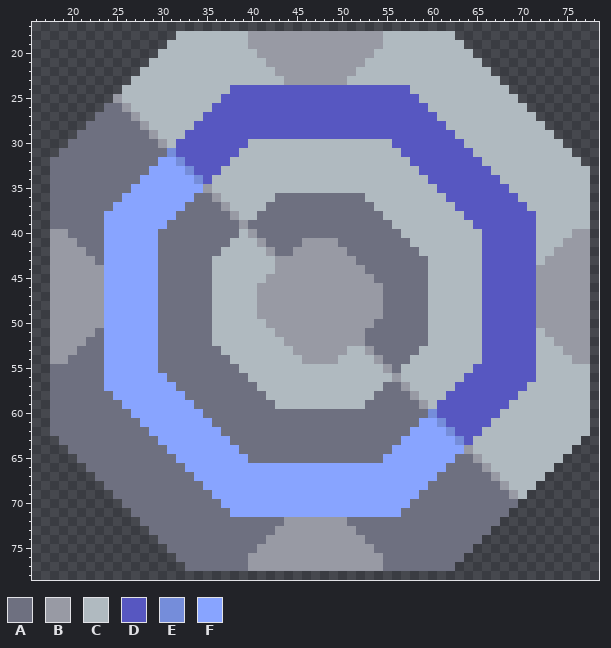
A sprite sheet gets an edit: sprites/blocks/production/advanced-vanilla/advanced-water-extractor-top.png. Above: the version before the commit.
The file is 96x96 pixels. Shown: x 16..78, y 17..78.
Palette (. is transparent): A #6e7080  B #989aa4  C #b0bac0  D #5757c1  E #758dda  F #88a4ff
Pixels before, first column x 18:
18 ..............CCCCCCCCBBBBBBBBBBBBBBBCCCCCCCC...............
19 .............CCCCCCCCCBBBBBBBBBBBBBBBCCCCCCCCC..............
20 ............CCCCCCCCCCCBBBBBBBBBBBBBCCCCCCCCCCC.............
21 ...........CCCCCCCCCCCCCBBBBBBBBBBBCCCCCCCCCCCCC............
22 ..........CCCCCCCCCCCCCCCBBBBBBBBBCCCCCCCCCCCCCCC...........
23 .........CCCCCCCCCCCCCCCCCBBBBBBBCCCCCCCCCCCCCCCCC..........
24 ........CCCCCCCCCCCCDDDDDDDDDDDDDDDDDDDDCCCCCCCCCCC.........
25 .......BCCCCCCCCCCCDDDDDDDDDDDDDDDDDDDDDDCCCCCCCCCCC........
26 ......AABCCCCCCCCCDDDDDDDDDDDDDDDDDDDDDDDDCCCCCCCCCCC.......
27 .....AAAABCCCCCCCDDDDDDDDDDDDDDDDDDDDDDDDDDCCCCCCCCCCC......
28 ....AAAAAABCCCCCDDDDDDDDDDDDDDDDDDDDDDDDDDDDCCCCCCCCCCC.....
29 ...AAAAAAAABCCCDDDDDDDDDDDDDDDDDDDDDDDDDDDDDDCCCCCCCCCCC....
30 ..AAAAAAAAAABCDDDDDDDDCCCCCCCCCCCCCCCCDDDDDDDDCCCCCCCCCCC...
31 .AAAAAAAAAAAAEDDDDDDDCCCCCCCCCCCCCCCCCCDDDDDDDDCCCCCCCCCCC..
32 AAAAAAAAAAAAFFEDDDDDCCCCCCCCCCCCCCCCCCCCDDDDDDDDCCCCCCCCCCC.
33 AAAAAAAAAAAFFFFEDDDCCCCCCCCCCCCCCCCCCCCCCDDDDDDDDCCCCCCCCCCC
34 AAAAAAAAAAFFFFFFEDCCCCCCCCCCCCCCCCCCCCCCCCDDDDDDDDCCCCCCCCCC
35 AAAAAAAAAFFFFFFFFBCCCCCCCCCCCCCCCCCCCCCCCCCDDDDDDDDCCCCCCCCC
36 AAAAAAAAFFFFFFFFAABCCCCCCAAAAAAAAAACCCCCCCCCDDDDDDDDCCCCCCCC
37 AAAAAAAFFFFFFFFAAAABCCCCAAAAAAAAAAAACCCCCCCCCDDDDDDDDCCCCCCC
38 AAAAAAFFFFFFFFAAAAAABCCAAAAAAAAAAAAAACCCCCCCCCDDDDDDDDCCCCCC
39 AAAAAAFFFFFFFAAAAAAAABAAAAAAAAAAAAAAAACCCCCCCCCDDDDDDDCCCCCC
40 BBAAAAFFFFFFAAAAAAAAACBAAAAAAAAAAAAAAAACCCCCCCCCDDDDDDCCCCBB
41 BBBAAAFFFFFFAAAAAAAACCCBAAAABBBBAAAAAAAACCCCCCCCDDDDDDCCCBBB
42 BBBBAAFFFFFFAAAAAAACCCCCBAABBBBBBAAAAAAAACCCCCCCDDDDDDCCBBBB
43 BBBBBAFFFFFFAAAAAACCCCCCCBBBBBBBBBAAAAAAAACCCCCCDDDDDDCBBBBB
44 BBBBBBFFFFFFAAAAAACCCCCCCBBBBBBBBBBAAAAAAACCCCCCDDDDDDBBBBBB
45 BBBBBBFFFFFFAAAAAACCCCCCBBBBBBBBBBBBAAAAAACCCCCCDDDDDDBBBBBB
46 BBBBBBFFFFFFAAAAAACCCCCBBBBBBBBBBBBBBAAAAACCCCCCDDDDDDBBBBBB
47 BBBBBBFFFFFFAAAAAACCCCCBBBBBBBBBBBBBBAAAAACCCCCCDDDDDDBBBBBB
48 BBBBBBFFFFFFAAAAAACCCCCBBBBBBBBBBBBBBAAAAACCCCCCDDDDDDBBBBBB
49 BBBBBBFFFFFFAAAAAACCCCCBBBBBBBBBBBBBBAAAAACCCCCCDDDDDDBBBBBB
50 BBBBBBFFFFFFAAAAAACCCCCCBBBBBBBBBBBBAAAAAACCCCCCDDDDDDBBBBBB
51 BBBBBAFFFFFFAAAAAACCCCCCCBBBBBBBBBBAAAAAAACCCCCCDDDDDDCBBBBB
52 BBBBAAFFFFFFAAAAAACCCCCCCCBBBBBBBBBAAAAAAACCCCCCDDDDDDCCBBBB
53 BBBAAAFFFFFFAAAAAAACCCCCCCCBBBBBBCCBAAAAACCCCCCCDDDDDDCCCBBB
54 BBAAAAFFFFFFAAAAAAAACCCCCCCCBBBBCCCCBAAACCCCCCCCDDDDDDCCCCBB
55 AAAAAAFFFFFFAAAAAAAAACCCCCCCCCCCCCCCCBACCCCCCCCDDDDDDDCCCCCC
56 AAAAAAFFFFFFFAAAAAAAAACCCCCCCCCCCCCCCCBCCCCCCCDDDDDDDDCCCCCC
57 AAAAAAFFFFFFFFAAAAAAAAACCCCCCCCCCCCCCAABCCCCCDDDDDDDDCCCCCCC
58 AAAAAAAFFFFFFFFAAAAAAAAACCCCCCCCCCCCAAAABCCCDDDDDDDDCCCCCCCC
59 AAAAAAAAFFFFFFFFAAAAAAAAACCCCCCCCCCAAAAAABCDDDDDDDDCCCCCCCCC
60 AAAAAAAAAFFFFFFFFAAAAAAAAAAAAAAAAAAAAAAAAAEDDDDDDDCCCCCCCCCC
61 AAAAAAAAAAFFFFFFFFAAAAAAAAAAAAAAAAAAAAAAAFFEDDDDDCCCCCCCCCCC
62 AAAAAAAAAAAFFFFFFFFAAAAAAAAAAAAAAAAAAAAAFFFFEDDDCCCCCCCCCCCC
63 .AAAAAAAAAAAFFFFFFFFAAAAAAAAAAAAAAAAAAAFFFFFFEDCCCCCCCCCCCC.
64 ..AAAAAAAAAAAFFFFFFFFAAAAAAAAAAAAAAAAAFFFFFFFFBCCCCCCCCCCC..
65 ...AAAAAAAAAAAFFFFFFFFAAAAAAAAAAAAAAAFFFFFFFFAABCCCCCCCCC...
66 ....AAAAAAAAAAAFFFFFFFFFFFFFFFFFFFFFFFFFFFFFAAAABCCCCCCC....
67 .....AAAAAAAAAAAFFFFFFFFFFFFFFFFFFFFFFFFFFFAAAAAABCCCCC.....
68 ......AAAAAAAAAAAFFFFFFFFFFFFFFFFFFFFFFFFFAAAAAAAABCCC......
69 .......AAAAAAAAAAAFFFFFFFFFFFFFFFFFFFFFFFAAAAAAAAAABC.......
70 ........AAAAAAAAAAAFFFFFFFFFFFFFFFFFFFFFAAAAAAAAAAAA........
71 .........AAAAAAAAAAAFFFFFFFFFFFFFFFFFFFAAAAAAAAAAAA.........
72 ..........AAAAAAAAAAAAAAAABBBBBBBAAAAAAAAAAAAAAAAA..........
73 ...........AAAAAAAAAAAAAABBBBBBBBBAAAAAAAAAAAAAAA...........
74 ............AAAAAAAAAAAABBBBBBBBBBBAAAAAAAAAAAAA............
75 .............AAAAAAAAAABBBBBBBBBBBBBAAAAAAAAAAA.............
76 ..............AAAAAAAABBBBBBBBBBBBBBBAAAAAAAAA..............
77 ...............AAAAAAABBBBBBBBBBBBBBBAAAAAAAA...............
The same view after the edit:
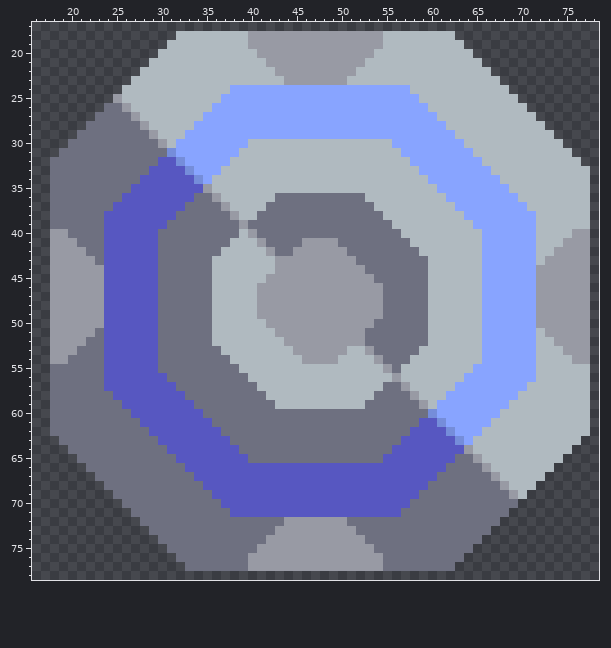
What changed:
Colour D changes from #5757c1 to #88a4ff.
Colour F changes from #88a4ff to #5757c1.
Where, in picture pixels (left, top, right, bottom), the same in both pictures:
changed: (104, 85, 536, 517)
